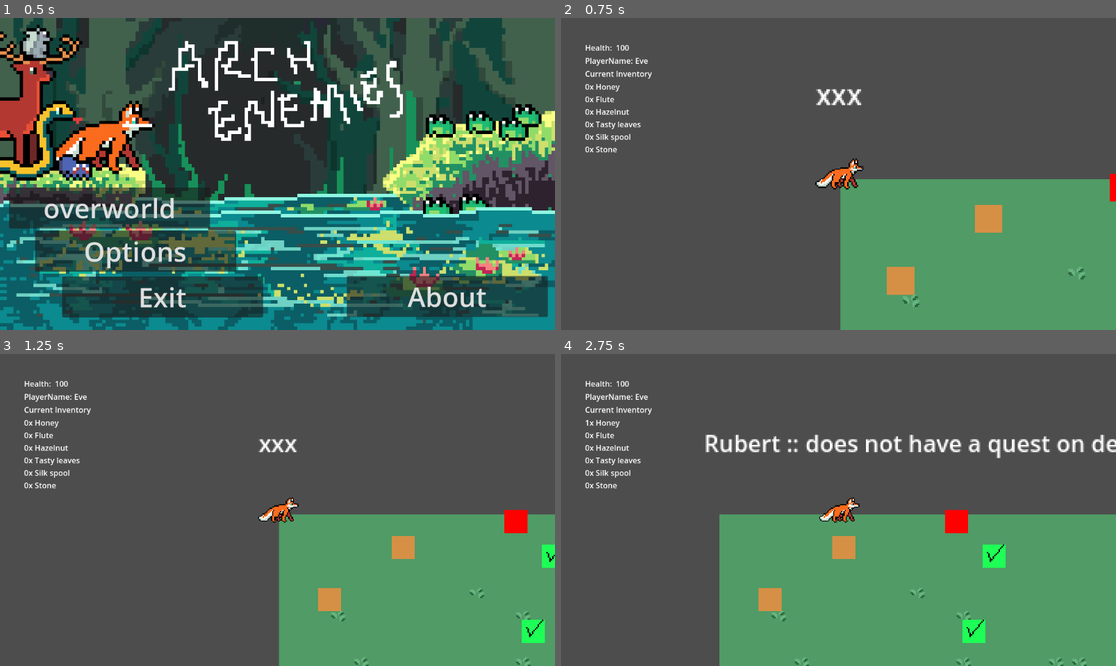
Above: before the commit, frames 1-4 (two rows, left to right).
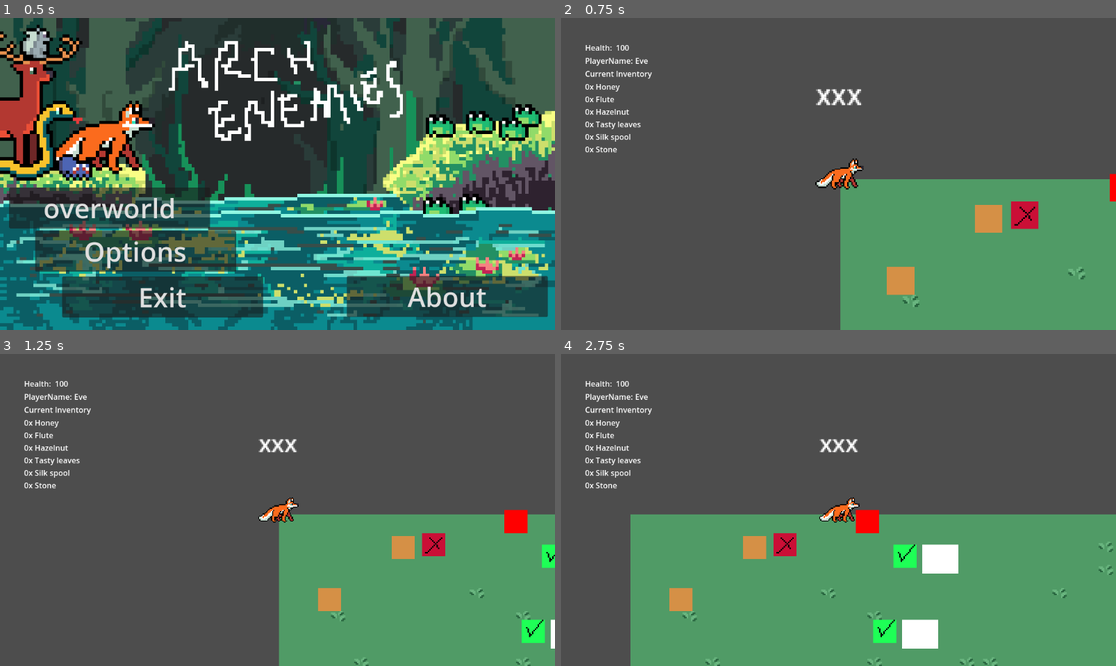
Above: after the commit, the same moments.

Repository: mango-gremlin/arch-enemies
Game: Godot game, scene res://overworld/ui/main_menu/main_menu.tscn
The game is run twice, just before and just after one commit, with the same random seed, the same clock (stepped at 60 frames per second) and the same inputs.
Inputs (mouse positions are in pixels of both pictures, inside the frame that each line leads up to):
- Up to frame 1 (0.5 s): no input
- Up to frame 2 (0.75 s): click "overworld" at 0.5 s
- Up to frame 3 (1.25 s): no input
- Up to frame 4 (2.75 s): tap Enter at 1.25 s; move the mouse to (960, 494) at 1.27 s; press the mouse at (960, 494) at 1.28 s; hold D (move_right) from 1.28 s (still down); tap Space (jump) at 1.52, 2.27 s; move the mouse to (727, 525) at 2.02 s; release the mouse at (727, 525) at 2.03 s; tap E (interact_overworld) at 2.1 s

Frame 1 is identical in both runs. In frame 2, 0.4% of the frame differs, in the area x 81-87%, y 58-68%; in frame 3, 0.4%; in frame 4, 15%, in the area x 4-100%, y 21-100%.
Error after the commit: Trying to assign value of type 'Object' to a variable of type 'Dictionary'. (res://overworld/entities/Player/Player.gd:115)

Commit message:
renew interaction-system, add inventory to singleton

Diff:
--- a/Arch-enemies/overworld/entities/Player/Player.gd
+++ b/Arch-enemies/overworld/entities/Player/Player.gd
@@ -165,12 +165,6 @@
 		updated_inventory.emit(inventory)
 	# --> no item was received
 
-# query for specific item
-# FIXME --> Singleton Conversion
-func search_in_inventory(item:Item) -> bool:
-	# FIXME requires new structure of inventory
-	return false
-
 # checks whether requested item is contained
 # returns true if it was and decreases amount by one
 # returns false otherwise
--- a/Arch-enemies/overworld/entities/interaction_overworld/bridge_interaction.gd
+++ b/Arch-enemies/overworld/entities/interaction_overworld/bridge_interaction.gd
@@ -63,6 +63,7 @@
 	return connection_status
 
 # changes appearance of bridge_node if it was solved
+# takes elements from "bridge_parts" and toggles their visibility
 func visualize_status():
 	if is_solved():
 		var path_to_texture = "res://assets/art/bridge_dummy_success.png"
@@ -70,3 +71,5 @@
 
 		var referenced_rect:TextureRect = $TextureRect
 		referenced_rect.texture = new_texture
+		var referenced_bridge_parts = $bridge_parts
+		referenced_bridge_parts.visible = true
--- a/Arch-enemies/overworld/entities/interaction_overworld/interactionspot.gd
+++ b/Arch-enemies/overworld/entities/interaction_overworld/interactionspot.gd
@@ -10,26 +10,22 @@
 	DEBUG, # denotes DEBUG interactions
 }
 
+class InteractionValue:
+	# denotes interaction type of given interactionValue
+	var type:InteractionType
+	var valueDictionary:Dictionary
+
+	func _init(newType:InteractionType, value:Dictionary):
+		type = newType
+		valueDictionary = value
+
+
 # --- /
 # -- / base properties
 var parent_node:Node2D
 
 # defines type of action, used to identify what to do next ...
 var interact_type:InteractionType = InteractionType.DEBUG
-
-# denotes the value contained
-#var interact_value = "no interaction"
-
-# debugging : denotes what this interaction is about
-#var interact_label = " "
-
-# --- /
-# -- / necessary options for ITEM
-
-# --- /
-# -- / necessary options for BRIDGE
-var bridge_id:int
-# should be referencing to the to the bridge-game
 
 # Called when the node enters the scene tree for the first time.
 func _ready():
@@ -40,44 +36,74 @@
 # -- /
 # called whenever player wants to interact with area
 # depending on set type different interactions will happen
-func interact_with_area() -> Dictionary:
+func interact_with_area() -> InteractionValue:
 	print("interacting with area")
 	match interact_type:
 		InteractionType.ITEM:
-			# TODO refactor
-			# querying item to receive
-			var received_item = parent_node.obtain_item()
-			var received_dialogue = parent_node.obtain_dialogue()
-			return {"item": received_item, "dialogue": received_dialogue}
+			var interaction : InteractionValue = interact_item()
+			return interaction
 		InteractionType.BRIDGE:
-			# TODO  refactor
-			var is_solved = parent_node.is_solved()
-			var received_bridge_edge:SingletonPlayer.BridgeEdge = parent_node.obtain_bridge_edge()
-
-			# should be made easier --> returning a dictionary might not be the best option? maybe enum tho
-			SingletonPlayer.check_bridge_connection(received_bridge_edge)
+			# FIXME this checking is not necessary --> we will see whether it was solved
+			# when using the returning value ( and check whether it was solved!)
+			#var is_solved = parent_node.is_solved()
 			#if not is_solved:
-				#received_description = parent_node.obtain_description()
-			return {"bridge_edge": received_bridge_edge, "description": "test"}
-			#var received_dialogue =
-
+			var interaction:InteractionValue = interact_bridge()
+			return interaction
 		InteractionType.NPC:
 			# TODO refactor
 			# FIXME  requires state management to check where the dialogue is based and structured in
 			# TODO might be a separate scene that is called to run player through the interaction?
+			# within a simple interaction witn an NPC:
+			# talk to them --> check whether we've talked already
+			# if they have a quest --> get the required item
+			# with required_item --> check if user owns it --> update their inventory and the reward-value
+			var received_id = parent_node.obtain_id()
 			var dialogue_string = parent_node.obtain_formatted_dialogue()
-			var received_value = parent_node.obtain_value()
-			var received_id = parent_node.obtain_id()
+			var required_item = parent_node.obtain_required_item()
 
-			# querying required item
-			var required_item_type = parent_node.obtain_quest_item_type()
-			# check if item in inventory of player
+			# only useful when we have an item-reward!
+			# contains value retrieved from querying status
+			var received_reward = parent_node.check_and_return_reward()
 
-			# matching against received Value!
-			#match received_value:
-			# FIXME requires enum of Type "QUEST" to match against!
+			var interaction_dict:Dictionary = {
+				"dialogue":dialogue_string,
+				"reward":received_reward,
+				"npc_id":received_id
+				}
+			var interaction : InteractionValue = InteractionValue.new(InteractionType.NPC, interaction_dict)
+			return interaction
+		_:
+			return
+			pass
 
-			return {"dialogue":dialogue_string,"value":received_value,"npc_id":received_id}
-		_:
-			return {}
-			pass
+# handles interaction with bridge, by returning
+# edge and description of selected bridge
+func interact_bridge() -> InteractionValue:
+# upon interaction with a bridge:
+# check the following:
+# solved already?
+#	true  -> dont do anything
+# 	false -> display information and allow to play game too
+# gathering information to return
+	var received_bridge_edge:SingletonPlayer.BridgeEdge = parent_node.obtain_bridge_edge()
+	var received_description = parent_node.obtain_description()
+	var queried_values:Dictionary = {
+		"bridge_edge" : received_bridge_edge,
+		"text" : received_description,
+	}
+	var interaction_result:InteractionValue = InteractionValue.new(InteractionType.BRIDGE, queried_values)
+	return interaction_result
+
+# handles interaction with bridge, by returning
+# edge and description of selected bridge
+func interact_item() -> InteractionValue:
+# querying item to receive
+	var received_item = parent_node.obtain_item()
+	var received_dialogue = parent_node.obtain_dialogue()
+	# construction interactionValue
+	var queried_values:Dictionary = {
+		"item": received_item,
+		"text": received_dialogue,
+	}
+	var interaction_result:InteractionValue = InteractionValue.new(InteractionType.ITEM,queried_values)
+	return interaction_result
--- a/Arch-enemies/overworld/entities/interaction_overworld/npc_interaction.gd
+++ b/Arch-enemies/overworld/entities/interaction_overworld/npc_interaction.gd
@@ -1,5 +1,6 @@
 extends Node2D
 
+class_name NPC_interaction
 # --- /
 # -- /
 # -- | base properties for npc instance
@@ -75,7 +76,7 @@
 # - // also denoted in #134
 
 # denotes item given by player
-var received_item:Item = Item.new(Item.ItemType.NONE)
+var received_item:Item.ItemType = Item.ItemType.NONE
 
 
 func _ready():
@@ -110,29 +111,47 @@
 # checks whether conditions for completing quest were acquired
 # updates "is_recruited" accordingly
 func check_quest_condition():
+	# FIXME IMPROVE WRITING / CONDITIONS
+	if not is_recruited :
 	#TODO prone to change with better implementation of dialogue!
-	match has_quest:
-		Quest.ITEM:
-			if received_item.item_type == required_item:
-				# matching item was provided
+		match has_quest:
+			Quest.ITEM:
+				if check_item_condition():
+					# matching item was provided
+					is_recruited = true
+			Quest.BRIDGE:
+				#TODO check in "Player-Singleton, whether player built certain bridge!
 				is_recruited = true
-		Quest.BRIDGE:
-			#TODO check in "Player-Singleton, whether player built certain bridge!
-			is_recruited = true
-		Quest.NPC:
-			#TODO check in "Player-Singleton, whether communication happened with given npc already
-			is_recruited = true
-		_:
-			pass
+			Quest.NPC:
+				#TODO check in "Player-Singleton, whether communication happened with given npc already
+				is_recruited = true
+			_:
+				pass
+
+func check_item_condition() -> bool:
+	var is_obtained_item:bool = SingletonPlayer.request_item(required_item)
+	if not is_obtained_item:
+		# gathered requested item --> condition met!
+		is_recruited = true
+		#return reward_item
+		return true
+	return false
+	#return Item.ItemType.NONE
+
+
+func check_and_return_reward():
+	check_quest_condition()
+	obtain_reward()
+
 
 # returns either Animal/Item if quest was complete before
 # if quest is not done, returns Item of Type "ItemType.NONE"
-func obtain_value():
+func obtain_reward():
 	if is_recruited:
 		print("npc is done ")
 		match quest_reward:
 			QuestReward.ITEM:
-				return Item.new(reward_item)
+				return reward_item
 			QuestReward.ANIMAL:
 				return npc_type
 
@@ -151,3 +170,9 @@
 # FIXME should be more abstract and matched against in "Player.gd"
 func obtain_quest_item_type() -> Item.ItemType:
 	return required_item
+
+func set_recruitment():
+	is_recruited = true
+
+func obtain_required_item() -> Item.ItemType:
+	return required_item
--- a/Arch-enemies/overworld/main_scene_overworld.tscn
+++ b/Arch-enemies/overworld/main_scene_overworld.tscn
@@ -19,13 +19,30 @@
 
 [node name="bridge_interaction" parent="." instance=ExtResource("6_iairi")]
 position = Vector2(190, 28)
-bridge_id = 800
-bridge_description = "this is bridge level with id 800"
+dest_island_id = 1
+bridge_description = "connects from 0 to 1 "
+
+[node name="bridge_parts" type="Node2D" parent="bridge_interaction"]
+visible = false
+
+[node name="bridge_part" type="ColorRect" parent="bridge_interaction/bridge_parts"]
+offset_left = 12.0
+offset_top = -7.0
+offset_right = 37.0
+offset_bottom = 13.0
 
 [node name="bridge_interaction2" parent="." instance=ExtResource("6_iairi")]
 position = Vector2(176, 80)
-bridge_id = 1
-bridge_description = "this is bridge level with id 1"
+bridge_description = "connects from 0 to 0"
+
+[node name="bridge_parts" type="Node2D" parent="bridge_interaction2"]
+visible = false
+
+[node name="bridge_part" type="ColorRect" parent="bridge_interaction2/bridge_parts"]
+offset_left = 12.0
+offset_top = -7.0
+offset_right = 37.0
+offset_bottom = 13.0
 
 [node name="item_interaction" parent="." instance=ExtResource("6_66i44")]
 position = Vector2(378, 113)
@@ -55,5 +72,19 @@
 dialogue_quest_undone = "missing the item :("
 dialogue_quest_done = "thanks for the item!"
 
+[node name="bridge_interaction3" parent="." instance=ExtResource("6_iairi")]
+position = Vector2(107, 20)
+start_island_id = 2
+bridge_description = "this connects 2 and 0 "
+
+[node name="bridge_parts" type="Node2D" parent="bridge_interaction3"]
+visible = false
+
+[node name="bridge_part" type="ColorRect" parent="bridge_interaction3/bridge_parts"]
+offset_left = 12.0
+offset_top = -7.0
+offset_right = 37.0
+offset_bottom = 13.0
+
 [connection signal="saved_player" from="Player" to="." method="_on_player_saved_player"]
 [connection signal="updated_inventory" from="Player" to="overworld_ui" method="_on_player_updated_inventory"]
--- a/Arch-enemies/singleton_scripts/singleton_player.gd
+++ b/Arch-enemies/singleton_scripts/singleton_player.gd
@@ -7,14 +7,39 @@
 # - user profiles
 
 # --- /
-# -- / Save management
+# -- / Item management
+
+@onready var inventory:Dictionary = Item.init_items()
+
+
+# takes new item and updates amount stored in inventory
+# if ItemType is "None" nothing will be changed
+func add_to_inventory(new_item:Item.ItemType):
+	if new_item != Item.ItemType.NONE:
+		# we can verify that every item is constantly available!
+		var selected_item = inventory[new_item]
+		selected_item.increase_amount()
+		# emit signal to update Ui
+		#updated_inventory.emit(inventory)
+	# --> no item was received
+
+# checks whether requested item is contained
+# returns true if it was and decreases amount by one
+# returns false otherwise
+func request_item(requested_item:Item.ItemType) -> bool:
+	if inventory.has(requested_item):
+		var item_instance:Item = inventory[requested_item]
+
+		if item_instance.obtain_amount() >= 1:
+			item_instance.set_amount(item_instance.obtain_amount() - 1)
+			return true
+
+	return false
+
 
 
 # --- /
 # -- / Overworld management
-
-# denoting inventory of player
-@onready var inventory:Dictionary = Item.init_items()
 
 # denotes amount of islands available
 var TOTAL_ISLANDS:int = 2
@@ -49,9 +74,14 @@
 # Dictionary of NPC's that have been talked to
 # -> key: integer : denoting npc_id
 # -> value: bool : denoting whether interaction was done or not
-var npc_talked_to: Dictionary = {
+# FIXME might lead to wrong interpretation ?
+var npc_talked_to: Array = [0]
 
-}
+# checks whether player already interacted with npc
+func check_npc_state(npc_id:int) -> bool:
+	if npc_talked_to.has(npc_id):
+		return true
+	return false
 
 # --- /
 # -- / Bridge management
@@ -63,7 +93,6 @@
 	var start_id:int
 	var dest_id:int
 
-
 # checks whether connection between two given values is possible or not
 func check_bridge_connection(bridge_edge:BridgeEdge) -> bool:
 	var edge_start = bridge_edge.start_id
@@ -71,7 +100,6 @@
 	if bridges_built[edge_start].has(edge_dest):
 		return true
 	return false
-
 
 # adds new connection between starting point and ending point
 # adds this corresponding to representation
